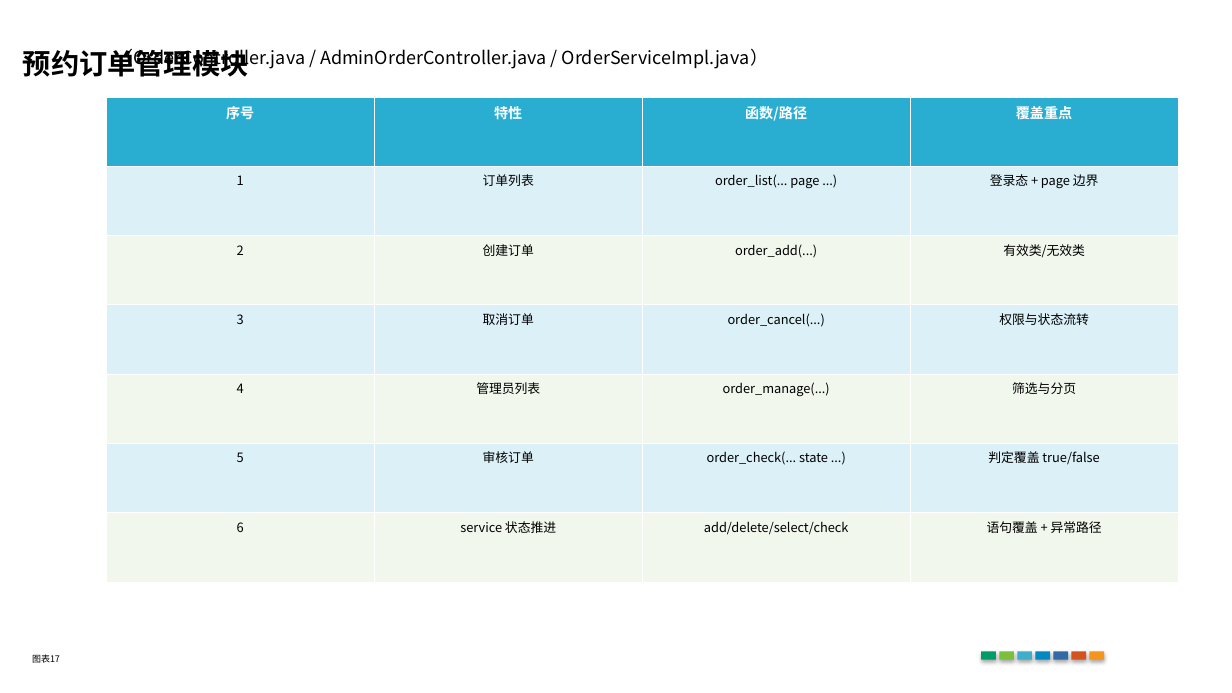
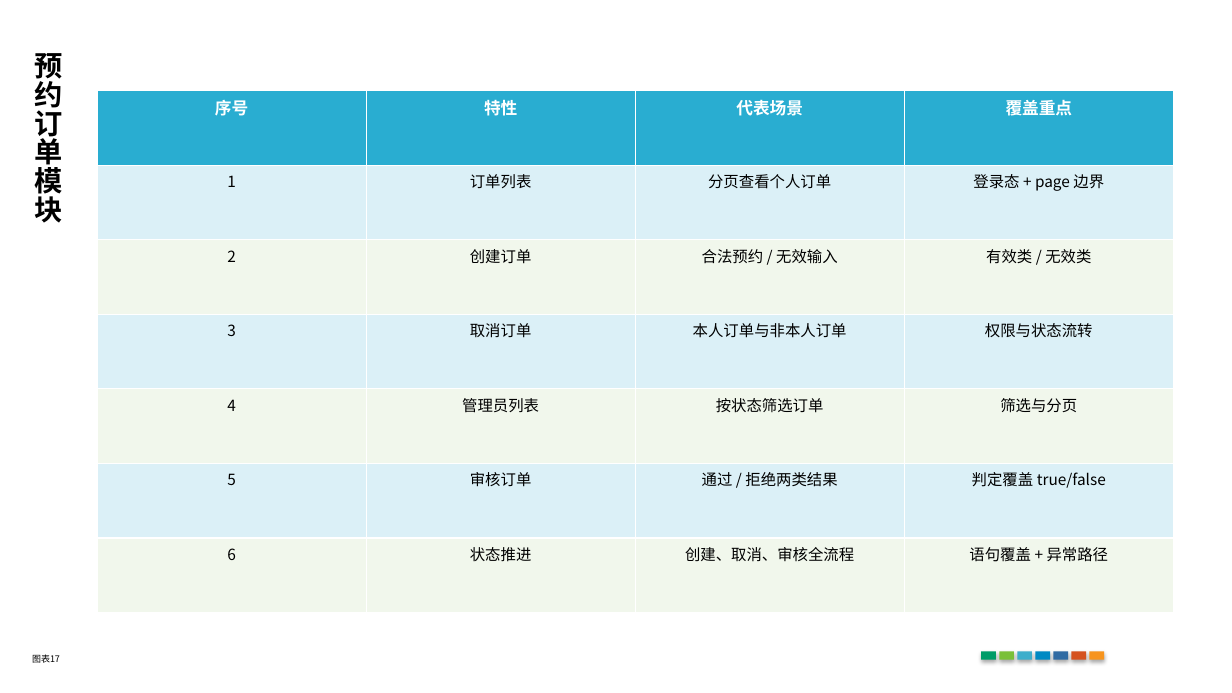
Before and after one commit to HuayuSha/softtest-PJ1, a slide deck: slide 17 of docs/output/PJ1测试汇报_成果展示风格版.pptx. Drawn at 1232x693 pixels with LibreOffice and Linux fonts; fonts in the diff are those of the drawing. Boxes give left, top, right and bottom in pixels: in the first picture for what was removed or moved away, otherwise in the second. Text is boxed around its words. In the diff, an @@ line names an element or a change of style, - is before the commit and + after.

```diff
--- a/docs/output/PJ1测试汇报_成果展示风格版.pptx
+++ b/docs/output/PJ1测试汇报_成果展示风格版.pptx
@@ text at box(34, 53, 62, 223): text changed @@
-预约订单管理模块
+预
+约
+订
+单
+模
+块
@@ text removed at box(115, 48, 768, 69) @@
-（OrderController.java / AdminOrderController.java / OrderServiceImpl.java）
@@ table at box(97, 91, 1173, 613) @@
-row 1, column 3: 函数/路径
+row 1, column 3: 代表场景
-row 2, column 3: order_list(... page ...)
+row 2, column 3: 分页查看个人订单
-row 3, column 3: order_add(...)
+row 3, column 3: 合法预约 / 无效输入
-row 3, column 4: 有效类/无效类
+row 3, column 4: 有效类 / 无效类
-row 4, column 3: order_cancel(...)
+row 4, column 3: 本人订单与非本人订单
-row 5, column 3: order_manage(...)
+row 5, column 3: 按状态筛选订单
-row 6, column 3: order_check(... state ...)
+row 6, column 3: 通过 / 拒绝两类结果
-row 7, column 2: service 状态推进
+row 7, column 2: 状态推进
-row 7, column 3: add/delete/select/check
+row 7, column 3: 创建、取消、审核全流程
@@ size 11 to 13 pt in "序号", "特性", "覆盖重点" @@
@@ size 10 to 12 pt in "1", "订单列表", "登录态 + page 边界", "2" and 12 more places @@
@@ table: place and size @@
-table at box(106, 97, 1178, 582)
+table at box(97, 91, 1173, 613)
```
Also in this commit, not shown: 8 other slides changed, 2 other files.
